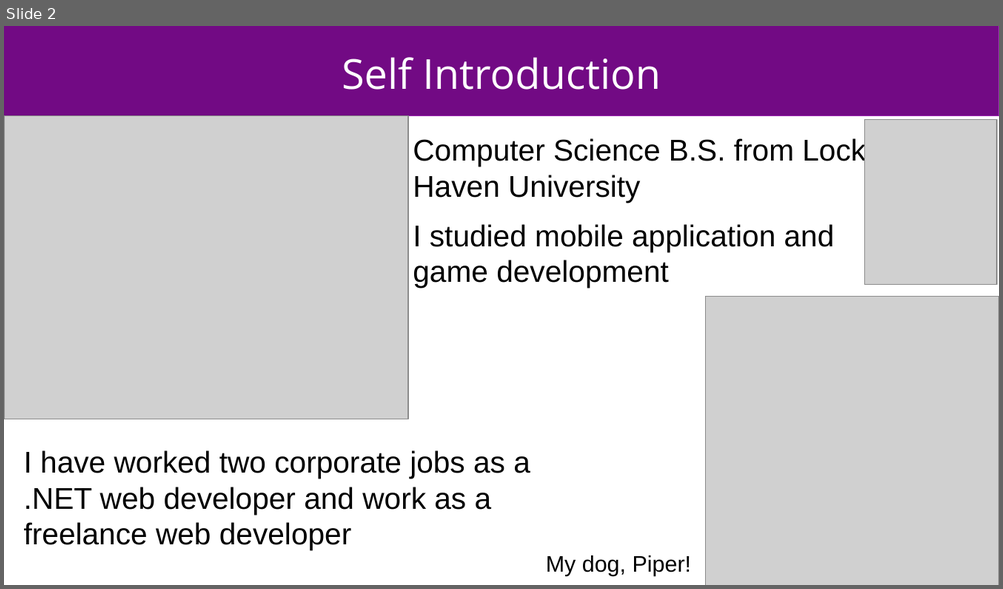
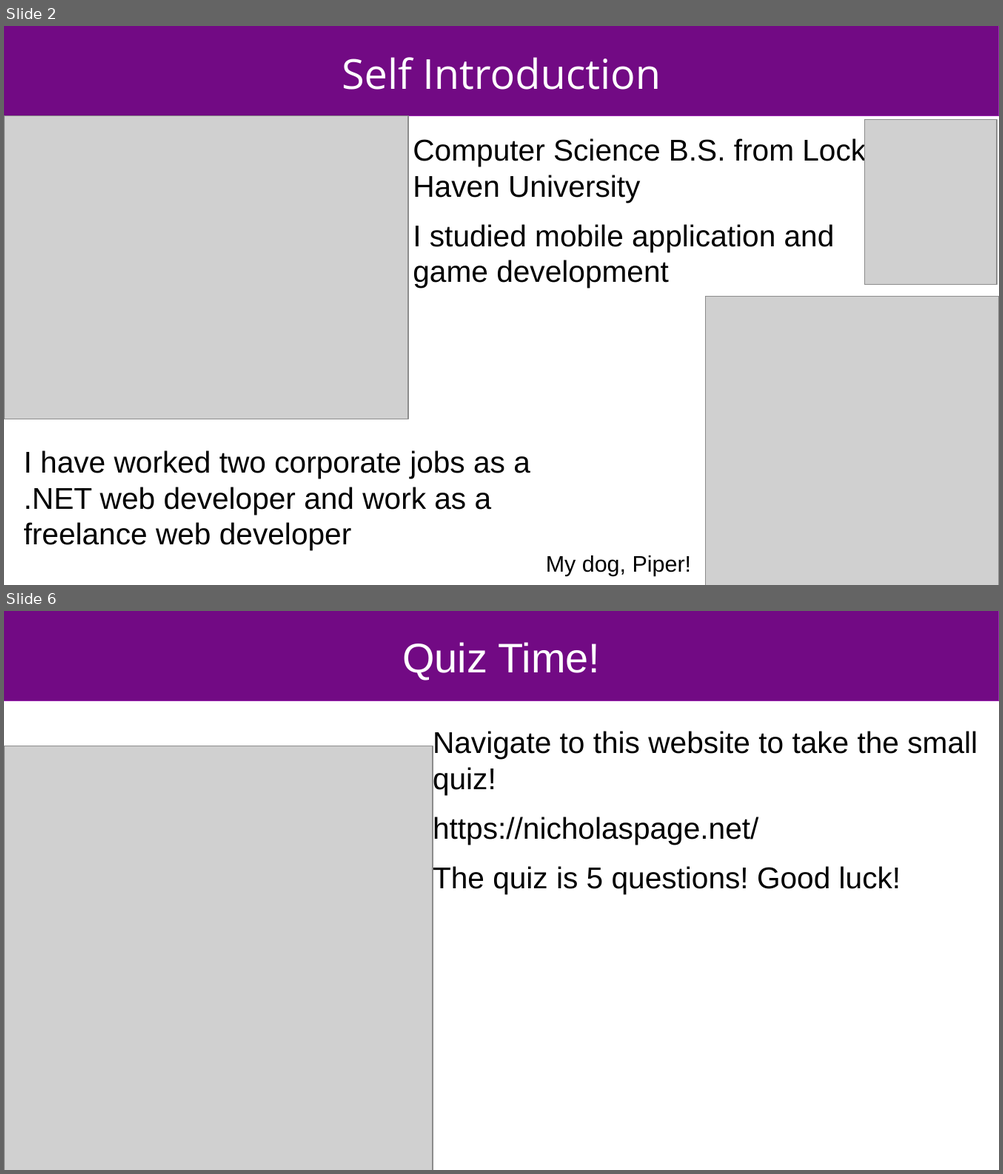
Before and after one commit to wheat32/BlazorTest, a slide deck: blazor_short.odp. Shown one above the other, each under a label of ours: slide 2 before the commit, slides 2 and 6 after it; the slides between them are not shown. The pictures are 1003x589 and 1003x1174 pixels, drawn with LibreOffice and Linux fonts; fonts in the diff are those of the drawing; grey boxes stand for pictures. Boxes give left, top, right and bottom in pixels: in the first picture for what was removed or moved away, otherwise in the second. Text is boxed around its words. In the diff, an @@ line names an element or a change of style, - is before the commit and + after.

```diff
--- a/blazor_short.odp
+++ b/blazor_short.odp
@@ slide 6 added at bbox=[4, 611, 999, 1170], background #FFFFFF; not listed: 1 template element that a slide beside it also shows @@
@@ title added at bbox=[402, 642, 600, 680], 33 pt, text #FFFFFF @@
+Quiz Time!
@@ text added at bbox=[432, 731, 977, 894], 24 pt, text #000000 @@
+Navigate to this website to take the small quiz!
+https://nicholaspage.net/
+The quiz is 5 questions! Good luck!
@@ picture added at bbox=[4, 746, 432, 1170] @@
```
Also in this commit, not shown: 4 slides changed, 1 other slide added, 4 other files.
